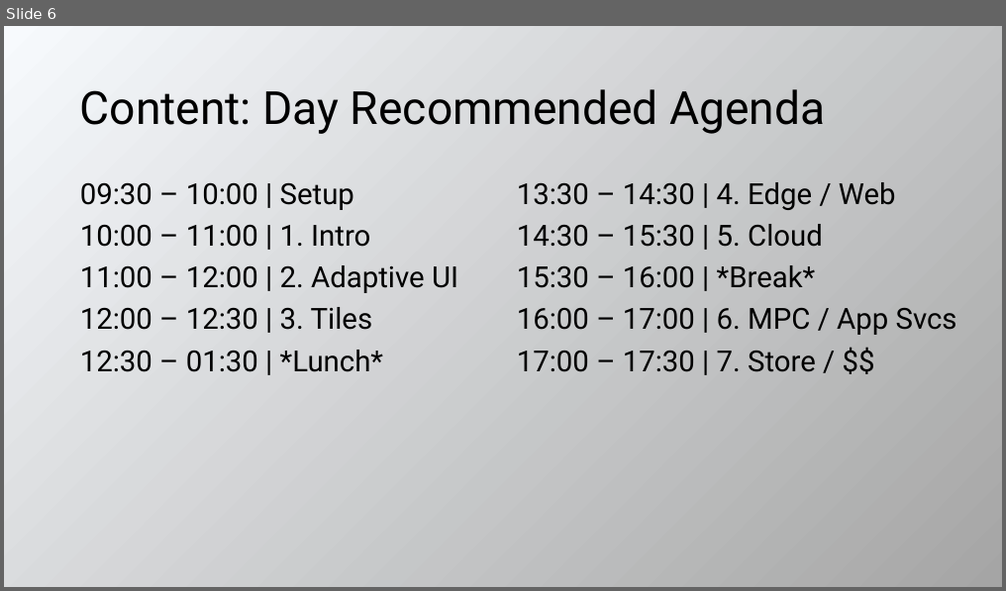
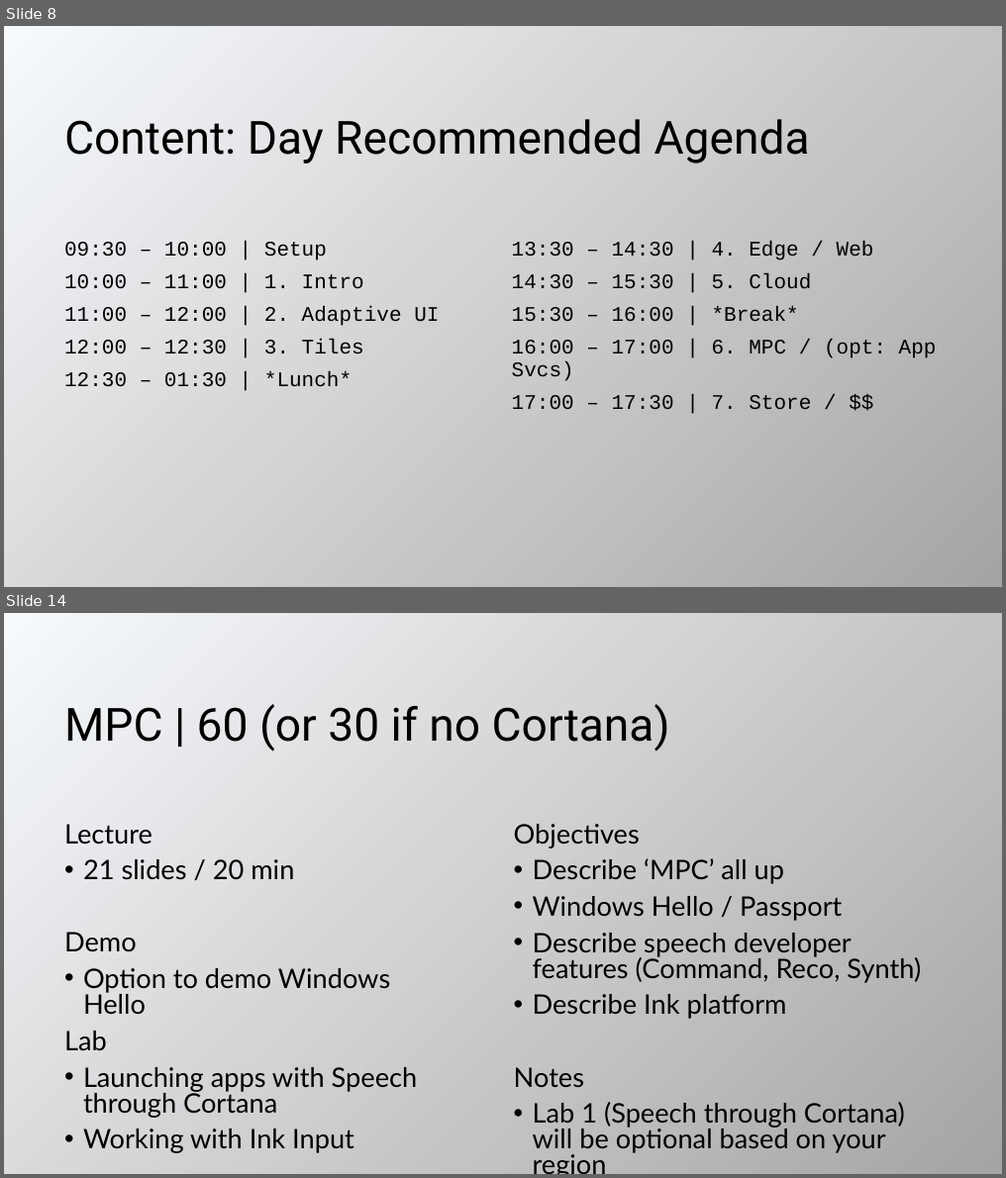
Before and after one commit to evangelism/WinDevWorkshop, a slide deck: 10.08.15.Train the Trainer.pptx. Shown one above the other, each under a label of ours: slide 6 before the commit, slides 8 and 14 after it; the slides between them are not shown. The pictures are 1006x591 and 1006x1178 pixels, drawn with LibreOffice and Linux fonts; fonts in the diff are those of the drawing. Boxes give left, top, right and bottom in pixels: in the first picture for what was removed or moved away, otherwise in the second. Text is boxed around its words. In the diff, an @@ line names an element or a change of style, - is before the commit and + after.

```diff
--- a/10.08.15.Train the Trainer.pptx
+++ b/10.08.15.Train the Trainer.pptx
@@ slide 14 added at box(4, 613, 1002, 1174), background gradient #F7FAFD to #A5A5A5 @@
@@ title added at box(64, 704, 670, 752), 44 pt, text #000000 @@
+MPC | 60 (or 30 if no Cortana)
@@ text added at box(64, 824, 418, 1154), 25.9 pt, text #000000 @@
+Lecture
+• 21 slides / 20 min
+Demo
+• Option to demo Windows Hello
+Lab
+• Launching apps with Speech through Cortana
+• Working with Ink Input
@@ text added at box(514, 824, 921, 1154), 25.9 pt, text #000000 @@
+Objectives
+• Describe ‘MPC’ all up
+• Windows Hello / Passport
+• Describe speech developer features (Command, Reco, Synth)
+• Describe Ink platform
+Notes
+• Lab 1 (Speech through Cortana) will be optional based on your region
@@ what was slide 6 is now slide 8 @@
@@ slide 8 changed as well @@
@@ title "Content: Day Recommended Agenda": place and size @@
-title "Content: Day Recommended Agenda" at box(80, 89, 825, 134)
+title "Content: Day Recommended Agenda" at box(64, 119, 810, 164)
@@ text "09:30 – 10:00 | Setup": place and size @@
-text "09:30 – 10:00 | Setup" at box(80, 182, 458, 372)
+text "09:30 – 10:00 | Setup" at box(64, 242, 439, 387)
@@ text "09:30 – 10:00 | Setup" at box(64, 242, 439, 387): size 28 to 20 pt, font Roboto to Courier New @@
@@ text "13:30 – 14:30 | 4. ...": place and size @@
-text "13:30 – 14:30 | 4. ..." at box(517, 182, 957, 372)
+text "13:30 – 14:30 | 4. ..." at box(512, 241, 937, 409)
@@ text at box(512, 241, 874, 409): size 28 to 20 pt, font Roboto to Courier New in "13:30 – 14:30 | 4. Edge / ...", "14:30 – 15:30 | 5. Cloud", "15:30 – 16:00 | *Break*", "17:00 – 17:30 | 7. Store / ..." @@
@@ text at box(512, 339, 937, 381): text changed; size 28 to 20 pt; font Roboto to Courier New @@
-16:00 – 17:00 | 6. MPC / App Svcs
+16:00 – 17:00 | 6. MPC / (opt: App Svcs)
```
Also in this commit, not shown: 5 other slides changed, 10 other slides added, 8 slides removed, 1 other file.
